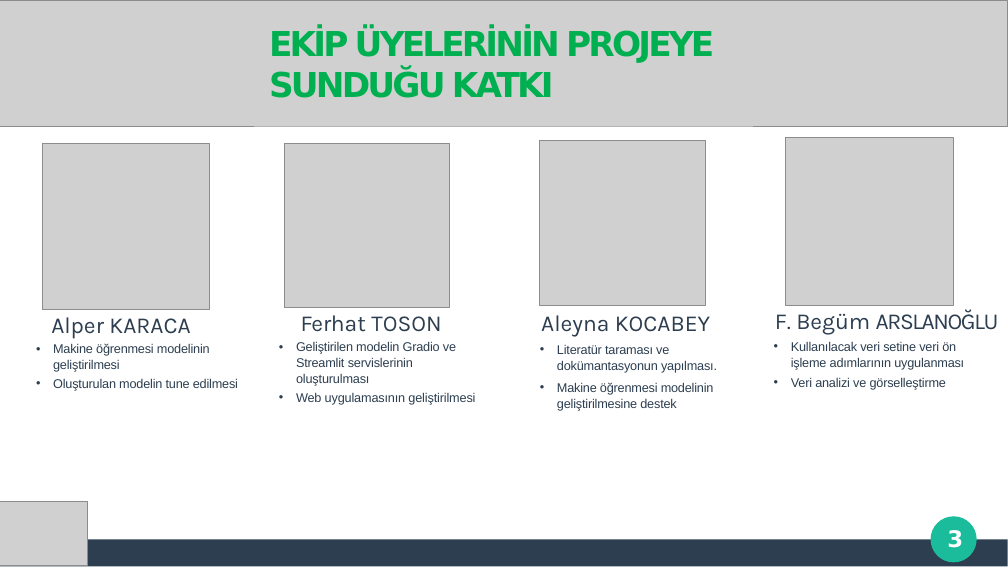
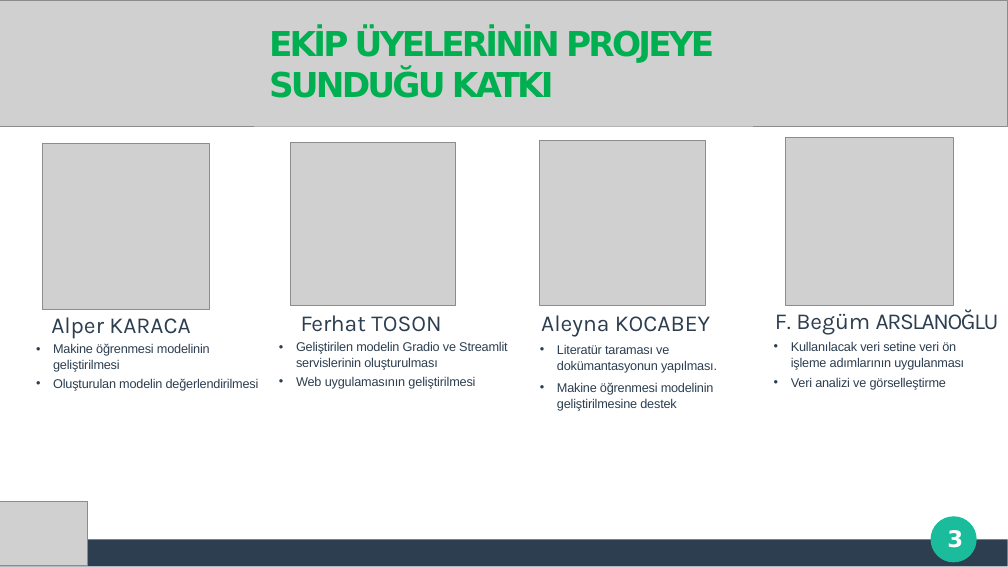
Before and after one commit to thealper2/gat0r-nlp, a slide deck: slide 3 of GATOR_Sunum.pptx. Drawn at 1008x567 pixels with LibreOffice and Linux fonts; fonts in the diff are those of the drawing; grey boxes stand for pictures. Boxes give left, top, right and bottom in pixels: in the first picture for what was removed or moved away, otherwise in the second. Text is boxed around its words. In the diff, an @@ line names an element or a change of style, - is before the commit and + after.

```diff
--- a/GATOR_Sunum.pptx
+++ b/GATOR_Sunum.pptx
@@ picture: place and size @@
-picture at (285, 143, 451, 307)
+picture at (291, 143, 456, 306)
@@ text "Ferhat TOSON" rewrapped from (296, 315, 475, 405) to (296, 315, 507, 389) @@
@@ text at (53, 378, 259, 391): text changed @@
-• Oluşturulan modelin tune edilmesi
+• Oluşturulan modelin değerlendirilmesi
```
Also in this commit, not shown: 7 other slides changed, 1 slide added.
